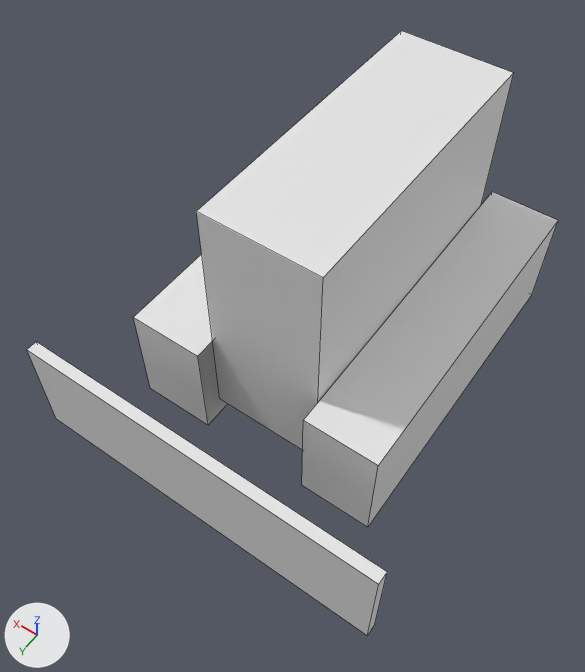
A saved change to the FBX model unity/Assets/fbx/car.fbx.
Camera for both pictures: a 50 mm camera at (-4.55, 8.22, 11.04) aimed at (0.1, 1.7, 0.8). The lights are fixed; the arrows at lower left show +X, +Y and +Z. Mesh edges are drawn as thin lines. Where no turn or scale is listed for an object, it has been applied to the vertices.

The first picture shows 'foot_01', 'hand_01', 'head_01'.
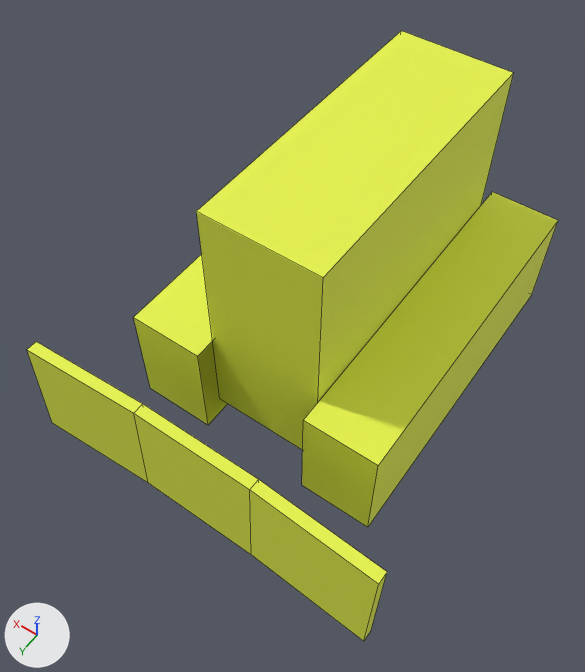
The newer file is also turned or shifted as a whole; pictures and numbers use the older file's frame.

Pixel boxes (x1, y1, x2, y2) of what changed, in the pictures (585 x 672 px):
'head_01', recoloured (white to yellow): (196, 31, 513, 450) in both
'foot_01', recoloured (white to yellow): (133, 192, 558, 527) in both
'hand_01', reshaped: before (27, 342, 387, 636); after (27, 342, 387, 641)
part 1 of me_cube, built on: before (27, 342, 387, 635); after (27, 342, 387, 641)
part 2 of me_cube, recoloured (white to yellow): (367, 573, 387, 636) in both

The change, as a diff of the scene's bpy script:
```diff
--- a/unity/Assets/fbx/car.fbx.py
+++ b/unity/Assets/fbx/car.fbx.py
@@ mat_body_mat @@
+mat_body_mat = principled_material('body_mat')
+mat_body_mat.base_color = (0.8, 0.896, 0.0642)  # yellow #e7f348
+mat_body_mat.roughness = 0.69
@@ me_立方体_001 @@
 me_立方体_001.from_pydata(...)  # 8 vertices, 6 faces; spans x -1.0..1.0, y -2.6..2.6, z -2.2..2.2
+me_立方体_001.materials.append(mat_body_mat)  # yellow #e7f348
@@ me_cube @@
 # used by ob_hand_01; location = (0.0, 4.34, 0.0)
-me_cube.from_pydata(...)  # 8 vertices, 6 faces; spans x -3.2..3.2, y -0.1..0.1, z -1.0..1.0
+me_cube.from_pydata(...)  # 16 vertices, 14 faces; spans x -3.2..3.2, y -0.2..0.2, z -1.0..1.0
+# me_cube part 1
+# 4 faces are deleted
+# 4 vertices in x -3.2..3.2, y -0.1..0.1, z -1.0 move by (0.0, 0.1, 0.0)
+# 8 vertices are added at x -1.07..1.07, y -0.2..0.1, z -1.0..1.0
+# 12 new faces join them
+# me_cube part 2: 2 faces spanning x -3.2..3.2, y -0.1..0.2, z -1.0..1.0 switch from mat_material (white #e7e7e7) to mat_body_mat (yellow #e7f348)
@@ me_立方体 @@
 me_立方体.from_pydata(...)  # 16 vertices, 10 faces; spans x -2.3..2.3, y -3.0..3.0, z -1.0..1.0
+me_立方体.materials.append(mat_body_mat)  # yellow #e7f348
```
